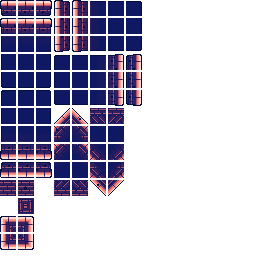
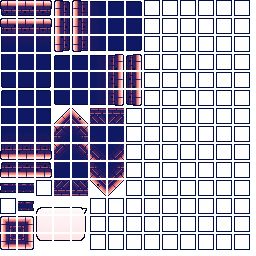
Revision of a layered w=256, h=256 image; what changed, layer by layer:
painted on "그룹 2 - 고급 개체 그룹" over (0, 0, 250, 250)
